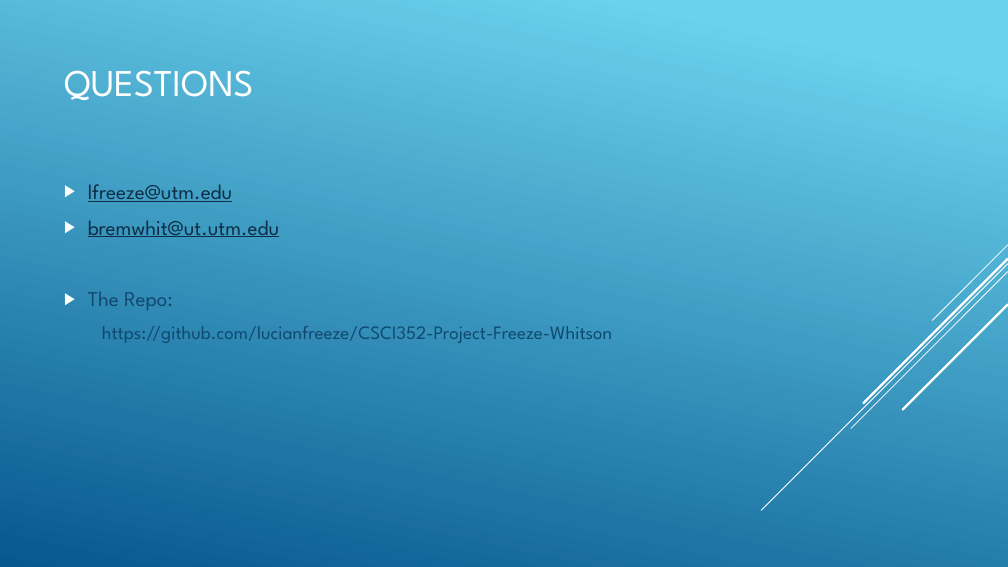
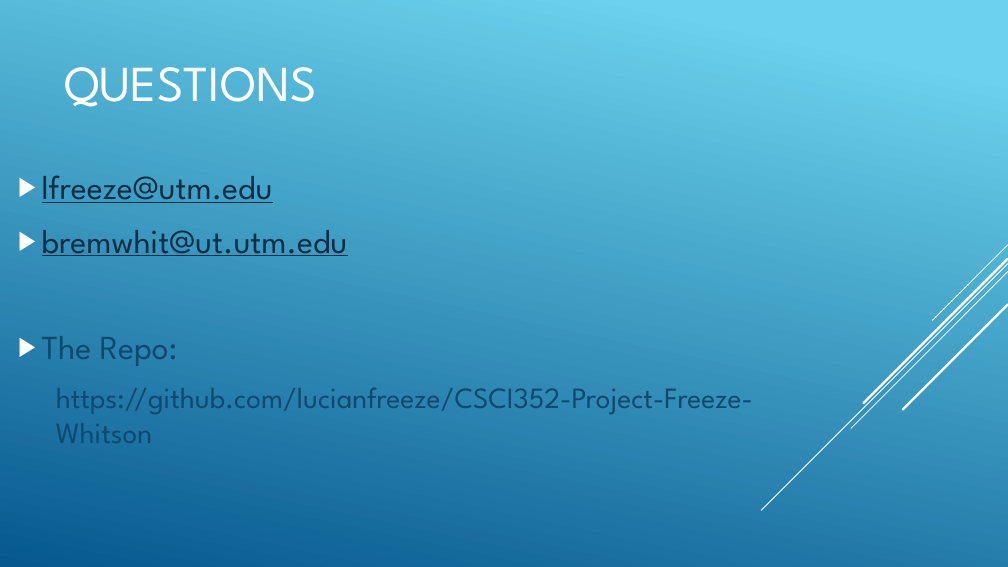
Before and after one commit to lucianfreeze/CSCI352-Project-Freeze-Whitson, a slide deck: slide 8 of 352 project presentation.pptx. Drawn at 1008x567 pixels with LibreOffice and Linux fonts; fonts in the diff are those of the drawing. Boxes give left, top, right and bottom in pixels: in the first picture for what was removed or moved away, otherwise in the second. Text is boxed around its words. In the diff, an @@ line names an element or a change of style, - is before the commit and + after.

```diff
--- a/352 project presentation.pptx
+++ b/352 project presentation.pptx
@@ title "QUESTIONS" at (64, 67, 316, 107): size 36 to 48 pt @@
@@ text "lfreeze@utm.edu": place and size @@
-text "lfreeze@utm.edu" at (88, 184, 612, 343)
+text "lfreeze@utm.edu" at (42, 175, 753, 443)
@@ text "lfreeze@utm.edu" at (42, 175, 753, 443): size 20 to 32 pt in "lfreeze@utm.edu", "bremwhit@ut.utm.edu", "The Repo:"; size 18 to 28 pt in "https://github.com/lucianfreeze/CSCI352-Project-Freeze-Whits ..."; more space between paragraphs @@
```
Also in this commit, not shown: 6 other slides changed, 1 slide added, 1 slide removed, 14 other files.
